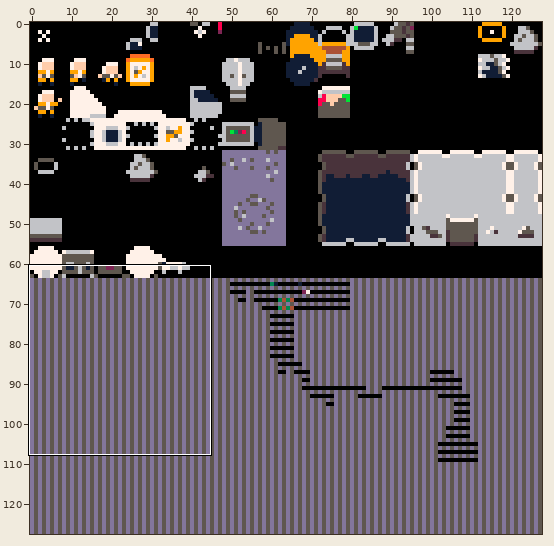
One commit to this sprite sheet: sprites.png. Above: a wide view before the commit, with the close-up outlined.
Close-up. Before:
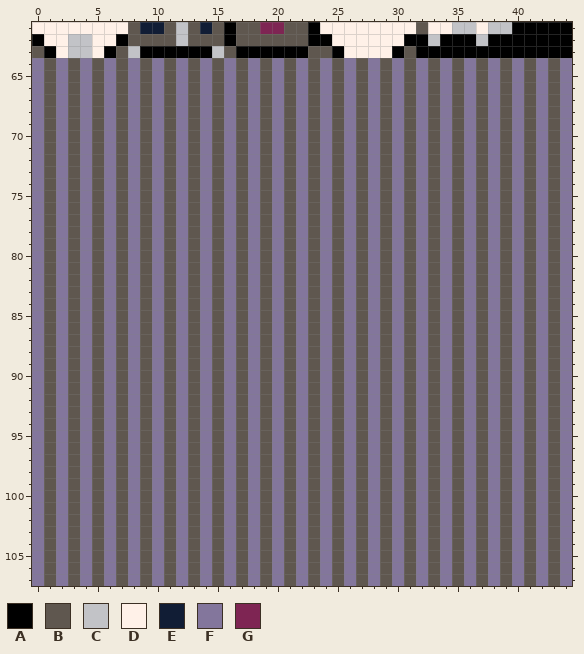
The file is 128x128 pixels. Shown: x 0..44, y 61..107. The commit also changed other parts of the picture, which this record leaves out.
Palette (. is transparent): A #000000  B #5f574f  C #c2c3c7  D #fff1e8  E #111d35  F #83769c  G #7e2553
Pixels before, first column x 0:
 61 DDDDDDDDBEEBCBEBABBGGBBADDDDDDDDBDDCCDCCAAAAA
 62 ADDCCDDABBBBCBBBABBBBBBAADDDDDDAACAAACAAAAAAA
 63 BADCCDABCAAAAAACBAAAAAABBADDDDABAAAAAAAAAAAAA
 64 FBFBFBFBFBFBFBFBFBFBFBFBFBFBFBFBFBFBFBFBFBFBF
 65 FBFBFBFBFBFBFBFBFBFBFBFBFBFBFBFBFBFBFBFBFBFBF
 66 FBFBFBFBFBFBFBFBFBFBFBFBFBFBFBFBFBFBFBFBFBFBF
 67 FBFBFBFBFBFBFBFBFBFBFBFBFBFBFBFBFBFBFBFBFBFBF
 68 FBFBFBFBFBFBFBFBFBFBFBFBFBFBFBFBFBFBFBFBFBFBF
 69 FBFBFBFBFBFBFBFBFBFBFBFBFBFBFBFBFBFBFBFBFBFBF
 70 FBFBFBFBFBFBFBFBFBFBFBFBFBFBFBFBFBFBFBFBFBFBF
 71 FBFBFBFBFBFBFBFBFBFBFBFBFBFBFBFBFBFBFBFBFBFBF
 72 FBFBFBFBFBFBFBFBFBFBFBFBFBFBFBFBFBFBFBFBFBFBF
 73 FBFBFBFBFBFBFBFBFBFBFBFBFBFBFBFBFBFBFBFBFBFBF
 74 FBFBFBFBFBFBFBFBFBFBFBFBFBFBFBFBFBFBFBFBFBFBF
 75 FBFBFBFBFBFBFBFBFBFBFBFBFBFBFBFBFBFBFBFBFBFBF
 76 FBFBFBFBFBFBFBFBFBFBFBFBFBFBFBFBFBFBFBFBFBFBF
 77 FBFBFBFBFBFBFBFBFBFBFBFBFBFBFBFBFBFBFBFBFBFBF
 78 FBFBFBFBFBFBFBFBFBFBFBFBFBFBFBFBFBFBFBFBFBFBF
 79 FBFBFBFBFBFBFBFBFBFBFBFBFBFBFBFBFBFBFBFBFBFBF
 80 FBFBFBFBFBFBFBFBFBFBFBFBFBFBFBFBFBFBFBFBFBFBF
 81 FBFBFBFBFBFBFBFBFBFBFBFBFBFBFBFBFBFBFBFBFBFBF
 82 FBFBFBFBFBFBFBFBFBFBFBFBFBFBFBFBFBFBFBFBFBFBF
 83 FBFBFBFBFBFBFBFBFBFBFBFBFBFBFBFBFBFBFBFBFBFBF
 84 FBFBFBFBFBFBFBFBFBFBFBFBFBFBFBFBFBFBFBFBFBFBF
 85 FBFBFBFBFBFBFBFBFBFBFBFBFBFBFBFBFBFBFBFBFBFBF
 86 FBFBFBFBFBFBFBFBFBFBFBFBFBFBFBFBFBFBFBFBFBFBF
 87 FBFBFBFBFBFBFBFBFBFBFBFBFBFBFBFBFBFBFBFBFBFBF
 88 FBFBFBFBFBFBFBFBFBFBFBFBFBFBFBFBFBFBFBFBFBFBF
 89 FBFBFBFBFBFBFBFBFBFBFBFBFBFBFBFBFBFBFBFBFBFBF
 90 FBFBFBFBFBFBFBFBFBFBFBFBFBFBFBFBFBFBFBFBFBFBF
 91 FBFBFBFBFBFBFBFBFBFBFBFBFBFBFBFBFBFBFBFBFBFBF
 92 FBFBFBFBFBFBFBFBFBFBFBFBFBFBFBFBFBFBFBFBFBFBF
 93 FBFBFBFBFBFBFBFBFBFBFBFBFBFBFBFBFBFBFBFBFBFBF
 94 FBFBFBFBFBFBFBFBFBFBFBFBFBFBFBFBFBFBFBFBFBFBF
 95 FBFBFBFBFBFBFBFBFBFBFBFBFBFBFBFBFBFBFBFBFBFBF
 96 FBFBFBFBFBFBFBFBFBFBFBFBFBFBFBFBFBFBFBFBFBFBF
 97 FBFBFBFBFBFBFBFBFBFBFBFBFBFBFBFBFBFBFBFBFBFBF
 98 FBFBFBFBFBFBFBFBFBFBFBFBFBFBFBFBFBFBFBFBFBFBF
 99 FBFBFBFBFBFBFBFBFBFBFBFBFBFBFBFBFBFBFBFBFBFBF
100 FBFBFBFBFBFBFBFBFBFBFBFBFBFBFBFBFBFBFBFBFBFBF
101 FBFBFBFBFBFBFBFBFBFBFBFBFBFBFBFBFBFBFBFBFBFBF
102 FBFBFBFBFBFBFBFBFBFBFBFBFBFBFBFBFBFBFBFBFBFBF
103 FBFBFBFBFBFBFBFBFBFBFBFBFBFBFBFBFBFBFBFBFBFBF
104 FBFBFBFBFBFBFBFBFBFBFBFBFBFBFBFBFBFBFBFBFBFBF
105 FBFBFBFBFBFBFBFBFBFBFBFBFBFBFBFBFBFBFBFBFBFBF
106 FBFBFBFBFBFBFBFBFBFBFBFBFBFBFBFBFBFBFBFBFBFBF
107 FBFBFBFBFBFBFBFBFBFBFBFBFBFBFBFBFBFBFBFBFBFBF
And afterwards:
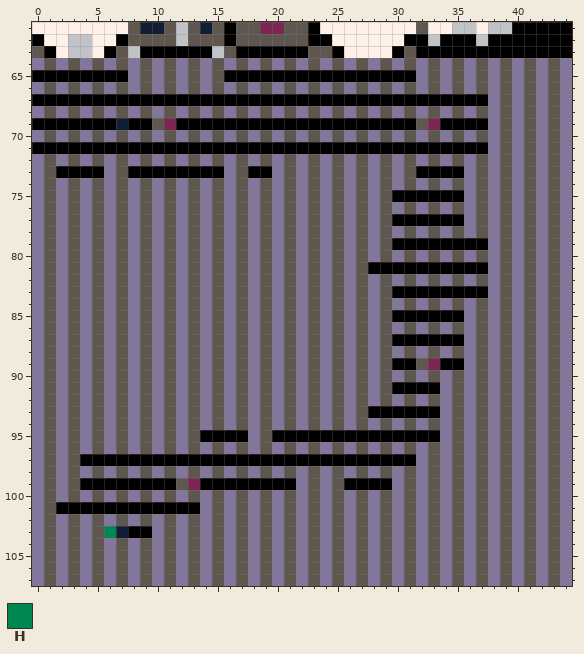
Colours new in this view: H #008751
Change:
{"y":65,"x":0,"old":"FBFBFBFB","new":"AAAAAAAA"}
{"y":65,"x":16,"old":"FBFBFBFBFBFBFBFB","new":"AAAAAAAAAAAAAAAA"}
{"y":67,"x":0,"old":"FBFBFBFBFBFBFBFBFBFBFBFBFBFBFBFBFBFBFB","new":"AAAAAAAAAAAAAAAAAAAAAAAAAAAAAAAAAAAAAA"}
{"y":69,"x":0,"old":"FBFBFBFBFBFBFBFBFBFBFBFBFBFBFBFBFBFBFB","new":"AAAAAAAEAABGAAAAAAAAAAAAAAAAAAAABGAAAA"}
{"y":71,"x":0,"old":"FBFBFBFBFBFBFBFBFBFBFBFBFBFBFBFBFBFBFB","new":"AAAAAAAAAAAAAAAAAAAAAAAAAAAAAAAAAAAAAA"}
{"y":73,"x":2,"old":"FBFB","new":"AAAA"}
{"y":73,"x":8,"old":"FBFBFBFB","new":"AAAAAAAA"}
{"y":73,"x":18,"old":"FB","new":"AA"}
{"y":73,"x":32,"old":"FBFB","new":"AAAA"}
{"y":75,"x":30,"old":"FBFBFB","new":"AAAAAA"}
{"y":77,"x":30,"old":"FBFBFB","new":"AAAAAA"}
{"y":79,"x":30,"old":"FBFBFBFB","new":"AAAAAAAA"}
{"y":81,"x":28,"old":"FBFBFBFBFB","new":"AAAAAAAAAA"}
{"y":83,"x":30,"old":"FBFBFBFB","new":"AAAAAAAA"}
{"y":85,"x":30,"old":"FBFBFB","new":"AAAAAA"}
{"y":87,"x":30,"old":"FBFBFB","new":"AAAAAA"}
{"y":89,"x":30,"old":"FBFBFB","new":"AABGAA"}
{"y":91,"x":30,"old":"FBFB","new":"AAAA"}
{"y":93,"x":28,"old":"FBFBFB","new":"AAAAAA"}
{"y":95,"x":14,"old":"FBFB","new":"AAAA"}
{"y":95,"x":20,"old":"FBFBFBFBFBFBFB","new":"AAAAAAAAAAAAAA"}
{"y":97,"x":4,"old":"FBFBFBFBFBFBFBFBFBFBFBFBFBFB","new":"AAAAAAAAAAAAAAAAAAAAAAAAAAAA"}
{"y":99,"x":4,"old":"FBFBFBFBFBFBFBFBFB","new":"AAAAAAAABGAAAAAAAA"}
{"y":99,"x":26,"old":"FBFB","new":"AAAA"}
{"y":101,"x":2,"old":"FBFBFBFBFBFB","new":"AAAAAAAAAAAA"}
{"y":103,"x":6,"old":"FBFB","new":"HEAA"}
